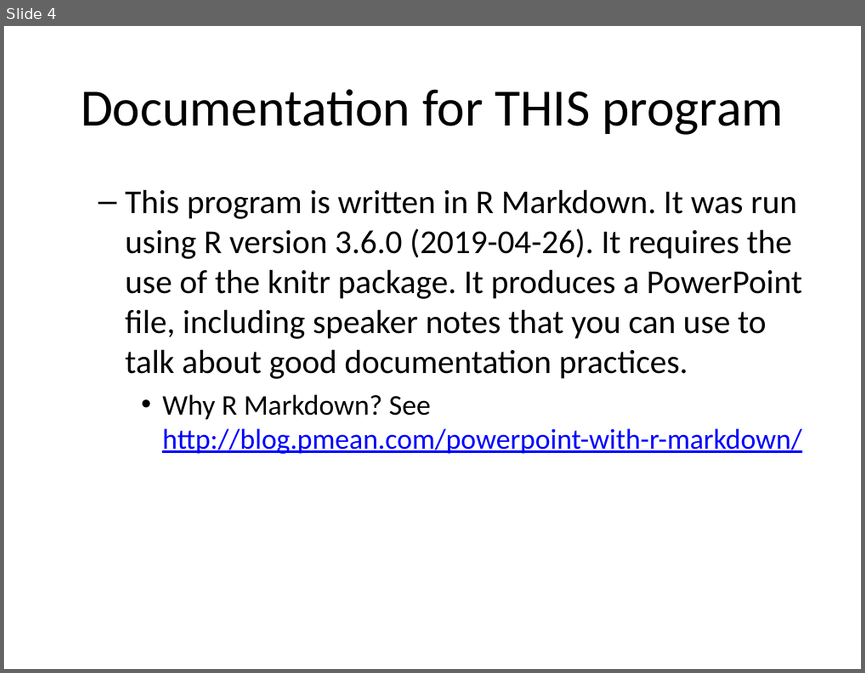
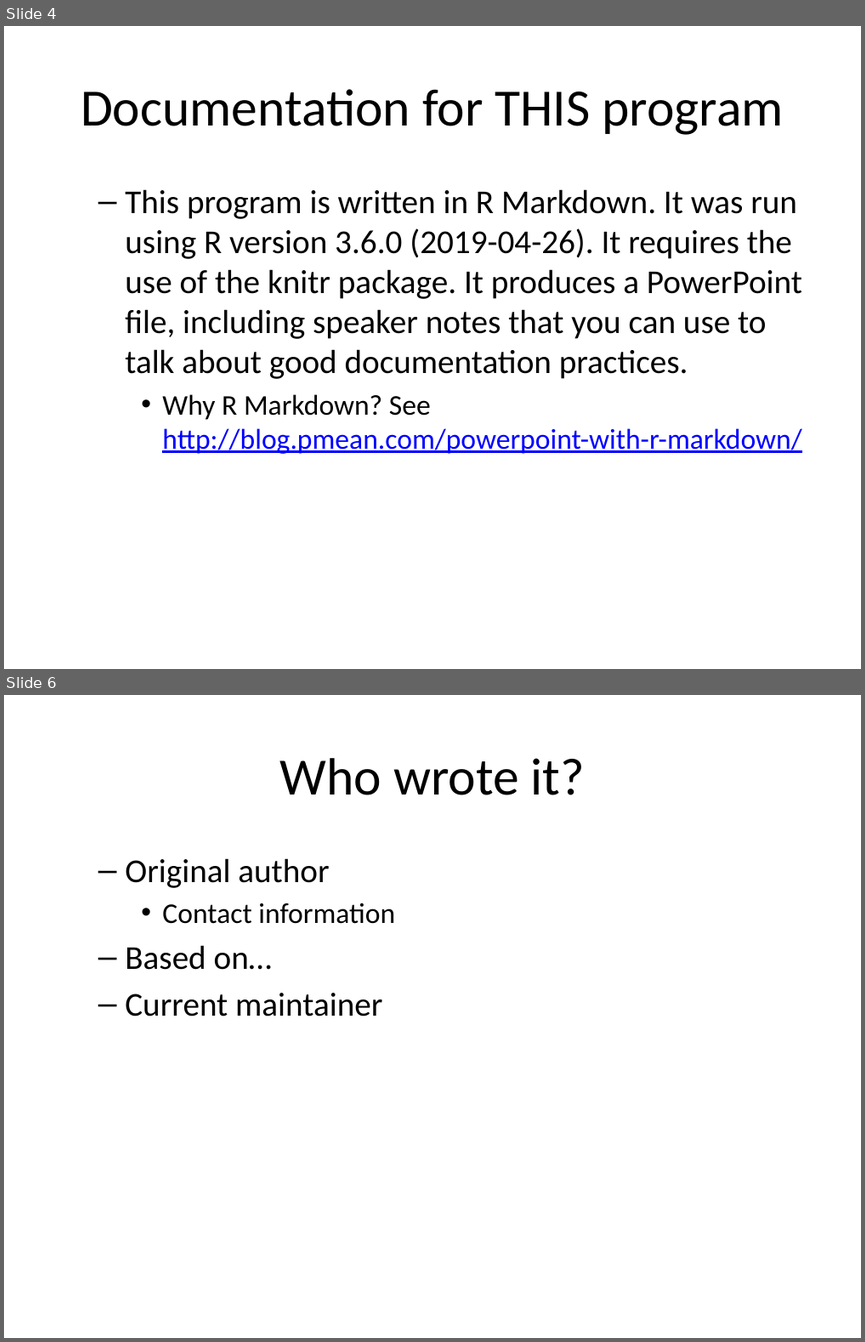
Before and after one commit to pmean/introduction-to-SAS, a slide deck: part0/src/good-documentation.pptx. Shown one above the other, each under a label of ours: slide 4 before the commit, slides 4 and 6 after it; the slides between them are not shown. The pictures are 865x673 and 865x1342 pixels, drawn with LibreOffice and Linux fonts; fonts in the diff are those of the drawing. Boxes give left, top, right and bottom in pixels: in the first picture for what was removed or moved away, otherwise in the second. Text is boxed around its words. In the diff, an @@ line names an element or a change of style, - is before the commit and + after.

```diff
--- a/part0/src/good-documentation.pptx
+++ b/part0/src/good-documentation.pptx
@@ slide 6 added at box(4, 695, 861, 1338), background #FFFFFF @@
@@ title added at box(280, 758, 585, 795), 44 pt, text #000000 @@
+Who wrote it?
@@ text added at box(125, 858, 395, 1016), 28 pt, text #000000 @@
+  – Original author
+    • Contact information
+  – Based on…
+  – Current maintainer
```
Also in this commit, not shown: 3 slides changed, 12 other slides added, 3 other files.
